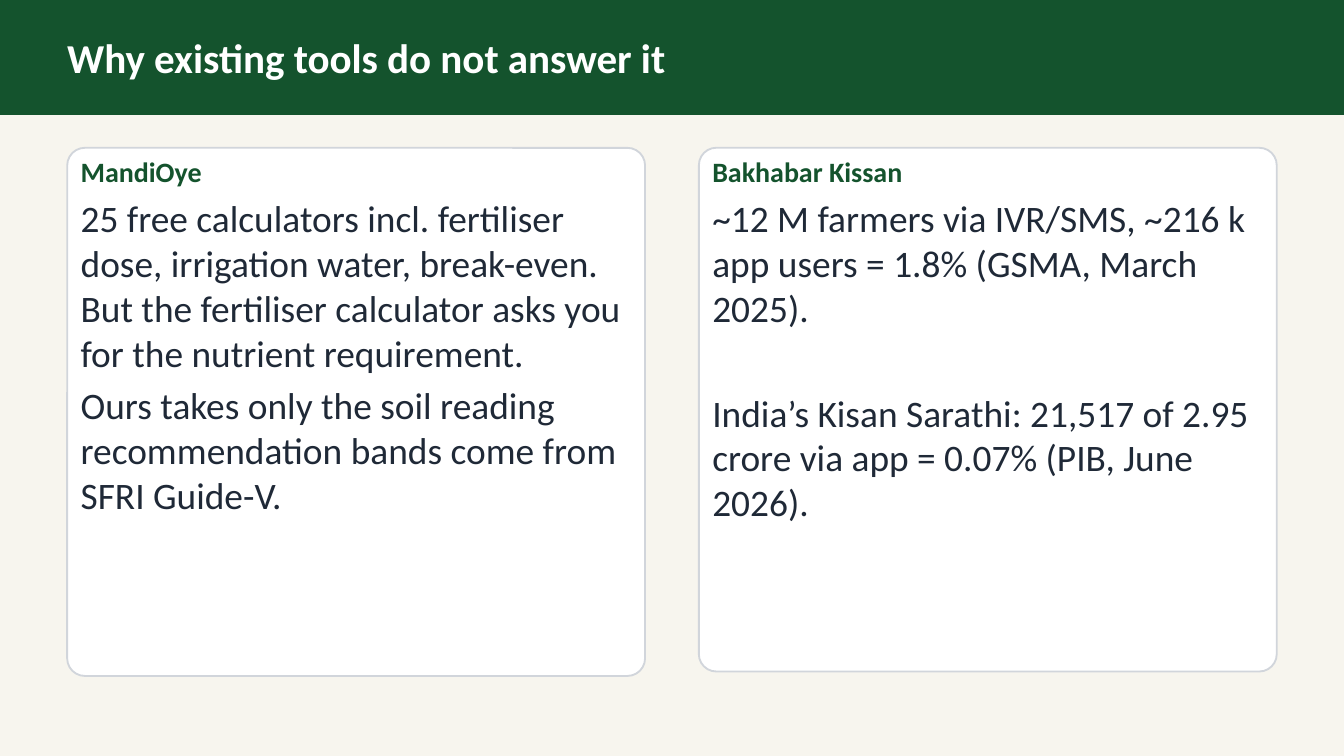
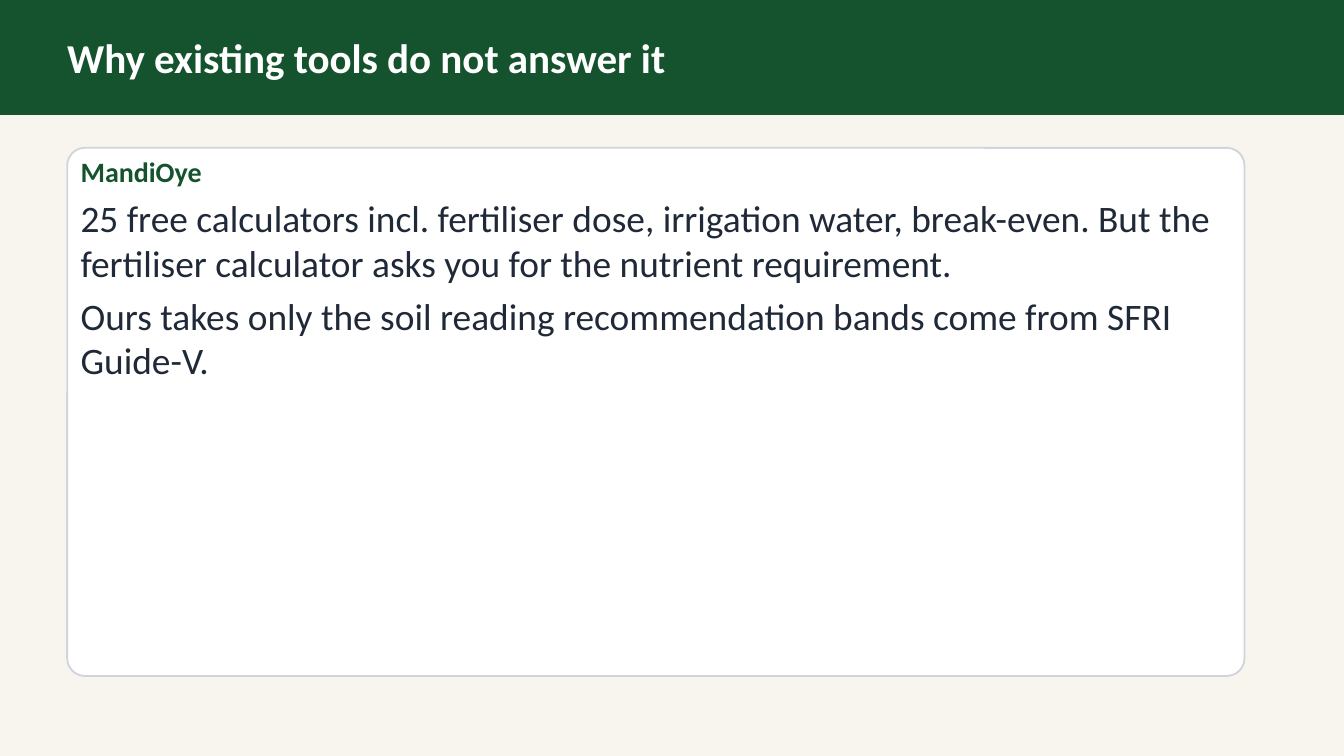
Before and after one commit to abdullahmunir139/my-fyp, a slide deck: slide 5 of deliverables/proposal/ppt/group_2_AgriPulse_Soil-Test_Driven_Farm_Planner.odp. Drawn at 1344x756 pixels with LibreOffice and Linux fonts; fonts in the diff are those of the drawing. Boxes give left, top, right and bottom in pixels: in the first picture for what was removed or moved away, otherwise in the second. Text is boxed around its words. In the diff, an @@ line names an element or a change of style, - is before the commit and + after.

Commit message:
Update AgriPulse Soil-Test Driven Farm Planner documents: modify ODP, PDF, and PPTX files

```diff
--- a/deliverables/proposal/ppt/group_2_AgriPulse_Soil-Test_Driven_Farm_Planner.odp
+++ b/deliverables/proposal/ppt/group_2_AgriPulse_Soil-Test_Driven_Farm_Planner.odp
@@ rounded rectangle: place and size @@
-rounded rectangle at (67,148,645,676)
+rounded rectangle at (67,148,1245,676)
@@ rounded rectangle removed at (699,148,1277,672) @@
@@ text "MandiOye" rewrapped from (81,162,620,465) to (81,162,1210,375) @@
@@ text removed at (712,162,1248,477) @@
-Bakhabar Kissan
-~12 M farmers via IVR/SMS, ~216 k app users = 1.8% (GSMA, March 2025).
-India’s Kisan Sarathi: 21,517 of 2.95 crore via app = 0.07% (PIB, June 2026).
```
Also in this commit, not shown: 1 slide removed, 2 other files.
